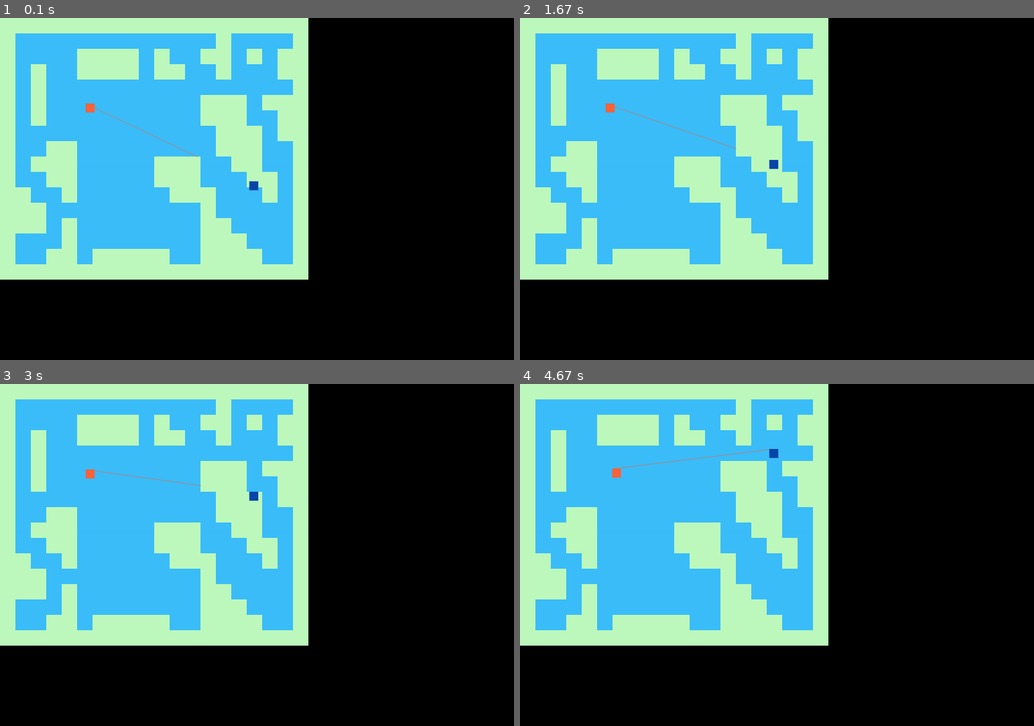
Above: before the commit, frames 1-4 (two rows, left to right).
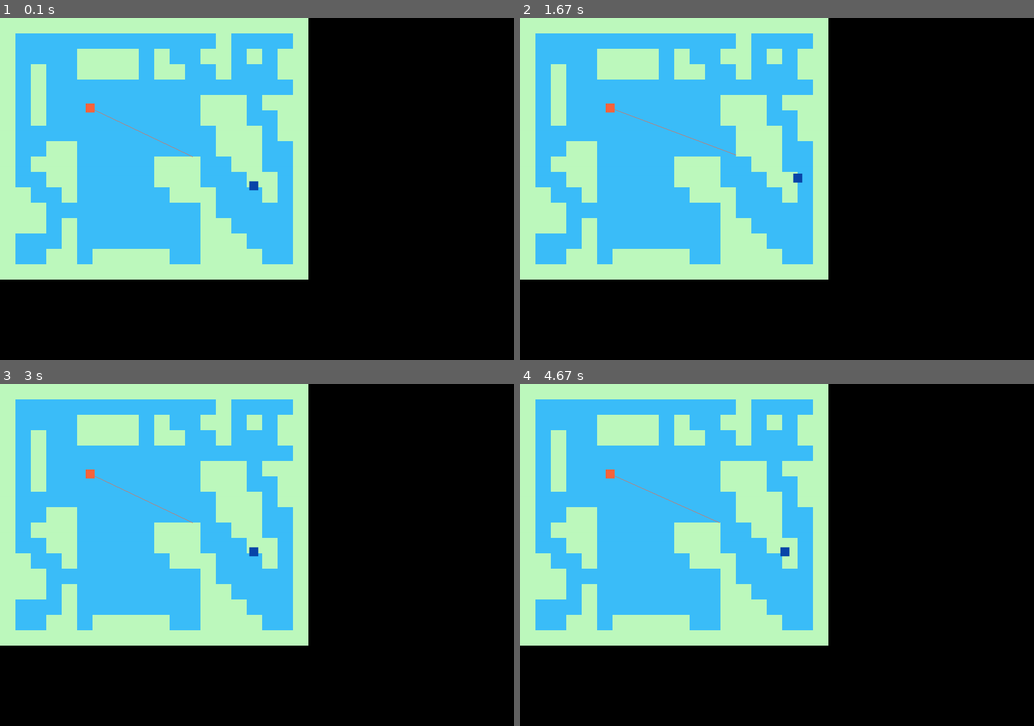
Above: after the commit, the same moments.

Repository: h4sski-programming/pygame_game01
Game: pygame game, started from main.py
Same seed, same stepped clock (60 frames per second), same inputs: the game is played once before the commit and once after it.
Inputs:
- Up to frame 1 (0.1 s): no input
- Up to frame 2 (1.67 s): hold D 0.33-0.8 s; hold W 0.83-1.13 s; hold D 1.17-1.63 s
- Up to frame 3 (3 s): hold A 1.67-2.2 s; hold S 2.23-2.53 s; hold A 2.57-2.97 s
- Up to frame 4 (4.67 s): hold W 3-3.37 s; hold D 3.4-4.03 s; hold S 4.07-4.43 s; hold A from 4.47 s (still down)

The runs differ from the first frame. In frame 1, 0.1% of the frame differs, in the area x 18-39%, y 26-41%; in frame 2, 0.2%; in frame 3, 0.2%; in frame 4, 0.3%, in the area x 16-53%, y 19-51%.

Commit message:
raycast implemented, can be improved

Diff:
--- a/enemy.py
+++ b/enemy.py
@@ -23,16 +23,17 @@
 
 
     def raycast(self, player: Player, tilemap: TileMap) -> bool:
-        dx = player.x - self.x
-        dy = player.y - self.y
+        x_current = self.x + self.width/2
+        y_current = self.y + self.height/2
+        self.raycast_start_pos = [x_current, y_current]
+        dx = player.x+player.width/2 - x_current
+        dy = player.y+player.height/2 - y_current
 
         distance = math.sqrt(dx**2 + dy**2)
 
         dx /= distance
         dy /= distance
 
-        x_current = self.x
-        y_current = self.y
 
         answer = True
         for _ in range(int(distance)):
@@ -49,4 +50,5 @@
         return answer
 
     def draw_raycast(self, surface: pygame.Surface) -> None:
-        pygame.draw.line(surface, self.color, (self.x, self.y), self.raycast_end_pos)
+        pygame.draw.line(surface, self.color, self.raycast_start_pos, self.raycast_end_pos)
+        pass
--- a/main.py
+++ b/main.py
@@ -27,14 +27,12 @@
             if event.type == pygame.QUIT:
                 self.is_running = False
 
-            if event.type == pygame.KEYDOWN:
-                keys = pygame.key.get_pressed()
-                if keys[pygame.K_w]:
-                    self.player.move_up = True
-
-        # keys = pygame.key.get_pressed()
-        # if keys[pygame.K_w]:
-        #     self.player.move_up = True
+            # if event.type == pygame.KEYDOWN:
+        keys = pygame.key.get_pressed()
+        self.player.move_up = True if keys[pygame.K_w] else False
+        self.player.move_down = True if keys[pygame.K_s] else False
+        self.player.move_left = True if keys[pygame.K_a] else False
+        self.player.move_right = True if keys[pygame.K_d] else False
 
 
 
--- a/player.py
+++ b/player.py
@@ -23,3 +23,9 @@
         super().update(self)
         if self.move_up:
             self.y -= 1
+        if self.move_down:
+            self.y += 1
+        if self.move_left:
+            self.x -= 1
+        if self.move_right:
+            self.x += 1
